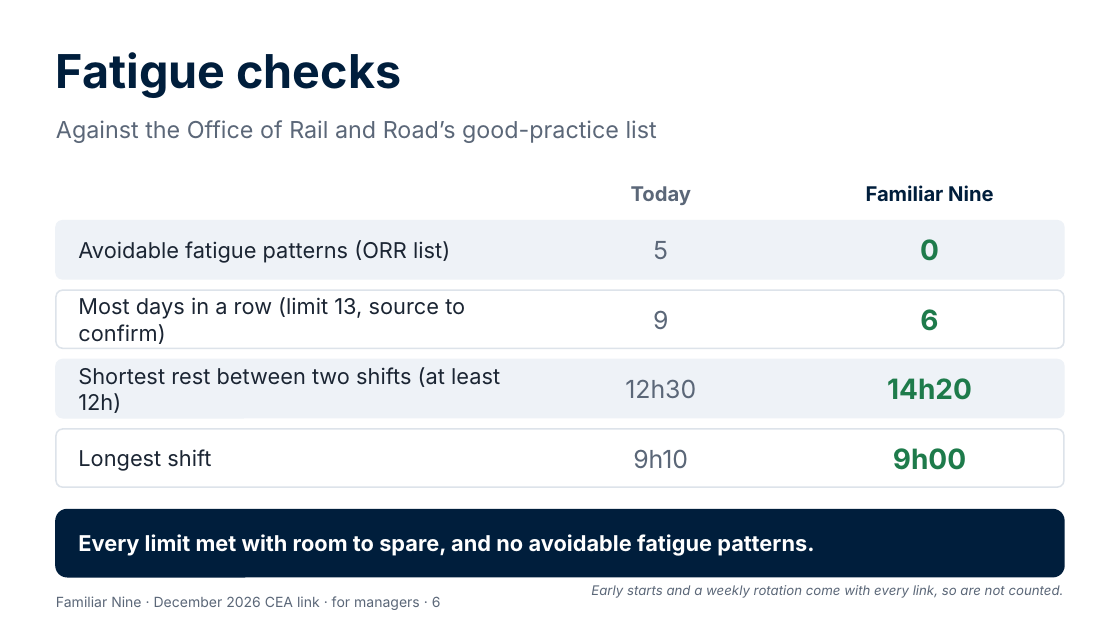
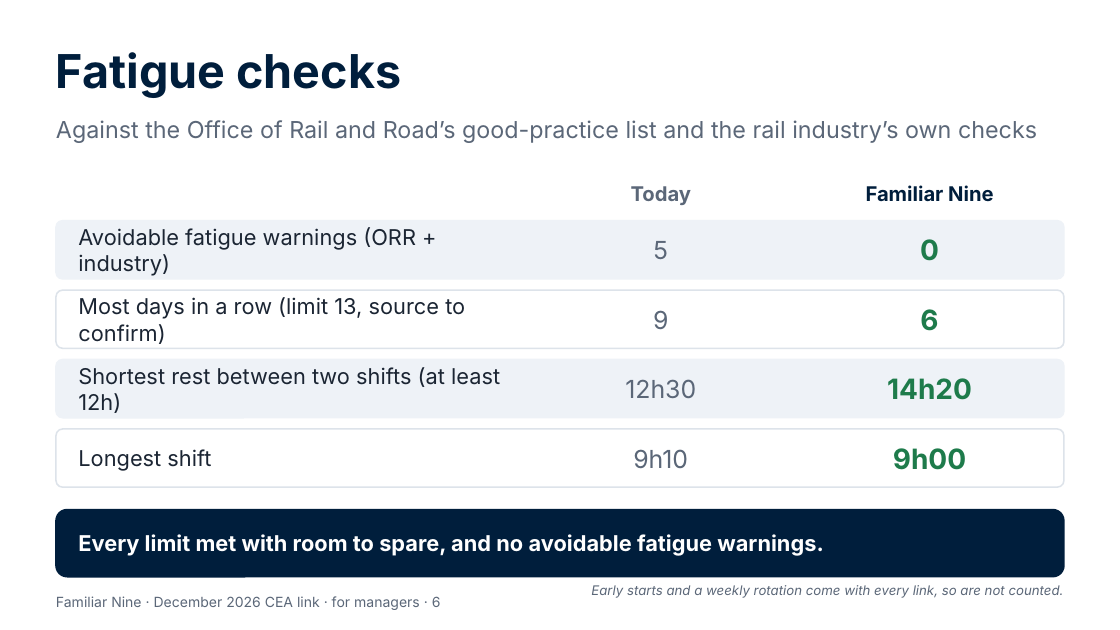
Before and after one commit to Garethdavidmiller/roster-app, a slide deck: slide 6 of docs/proposals/presentations/Familiar-Nine-for-managers.pptx. Drawn at 1120x630 pixels with LibreOffice and Linux fonts; fonts in the diff are those of the drawing. Boxes give left, top, right and bottom in pixels: in the first picture for what was removed or moved away, otherwise in the second. Text is boxed around its words. In the diff, an @@ line names an element or a change of style, - is before the commit and + after.

```diff
--- a/docs/proposals/presentations/Familiar-Nine-for-managers.pptx
+++ b/docs/proposals/presentations/Familiar-Nine-for-managers.pptx
@@ text at <box>56,120,1037,143</box>: text changed @@
-Against the Office of Rail and Road’s good-practice list
+Against the Office of Rail and Road’s good-practice list and the rail industry’s own checks
@@ text at <box>78,227,416,276</box>: text changed @@
-Avoidable fatigue patterns (ORR list)
+Avoidable fatigue warnings (ORR + industry)
@@ text at <box>78,534,824,556</box>: text changed @@
-Every limit met with room to spare, and no avoidable fatigue patterns.
+Every limit met with room to spare, and no avoidable fatigue warnings.
```
Also in this commit, not shown: 3 other slides changed, 25 other files.
